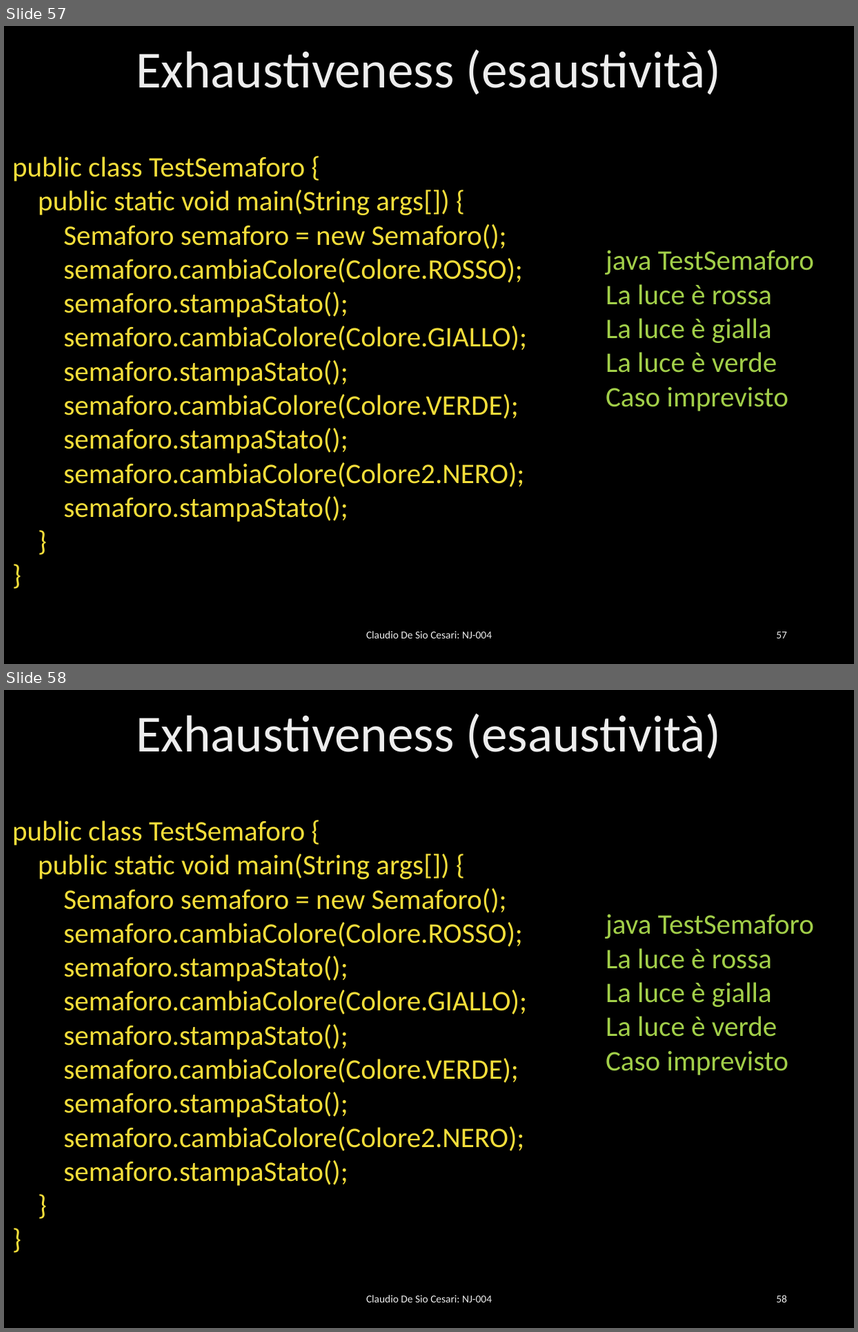
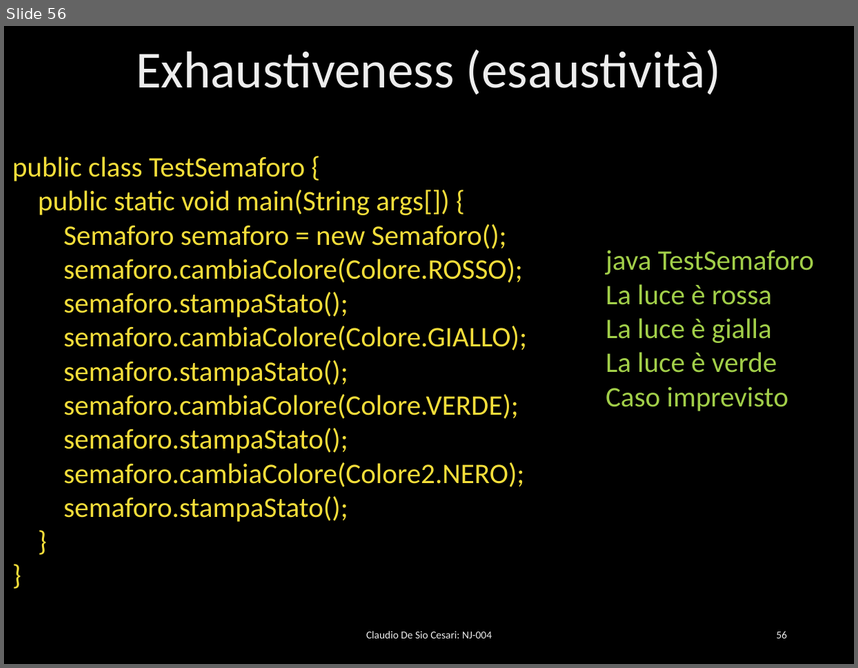
Before and after one commit to desioc/IlNuovoJavaSlides, a slide deck: NJ-004 - Operatori e gestione del flusso di esecuzione.pptx. Shown one above the other, each under a label of ours: slides 57 and 58 before the commit, slide 56 after it. The pictures are 858x1332 and 858x668 pixels, drawn with LibreOffice and Linux fonts; fonts in the diff are those of the drawing; background and template pictures are left out. Boxes give left, top, right and bottom in pixels: in the first picture for what was removed or moved away, otherwise in the second. Text is boxed around its words. In the diff, an @@ line names an element or a change of style, - is before the commit and + after.

```diff
--- a/NJ-004 - Operatori e gestione del flusso di esecuzione.pptx
+++ b/NJ-004 - Operatori e gestione del flusso di esecuzione.pptx
@@ slide 58 removed at [4,690,854,1328], background picture (left out) @@
@@ title removed at [136,713,722,759] @@
-Exhaustiveness (esaustività)
@@ text removed at [12,820,527,1185] @@
-public class TestSemaforo {
-public static void main(String args[]) {
-Semaforo semaforo = new Semaforo();
-semaforo.cambiaColore(Colore.ROSSO);
-semaforo.stampaStato();
-semaforo.cambiaColore(Colore.GIALLO);
-semaforo.stampaStato();
-semaforo.cambiaColore(Colore.VERDE);
-semaforo.stampaStato();
-semaforo.cambiaColore(Colore2.NERO);
-semaforo.stampaStato();
-}
-}
@@ text removed at [606,914,814,1075] @@
-java TestSemaforo
-La luce è rossa
-La luce è gialla
-La luce è verde
-Caso imprevisto
@@ text removed at [366,1294,492,1302] @@
-Claudio De Sio Cesari: NJ-004
@@ page number removed at [776,1294,787,1302] @@
-58
@@ what was slide 57 is now slide 56 @@
@@ page number at [776,630,787,638]: text changed @@
-57
+56
```
Also in this commit, not shown: 31 slides changed, 2 other slides removed, 3 other files.
